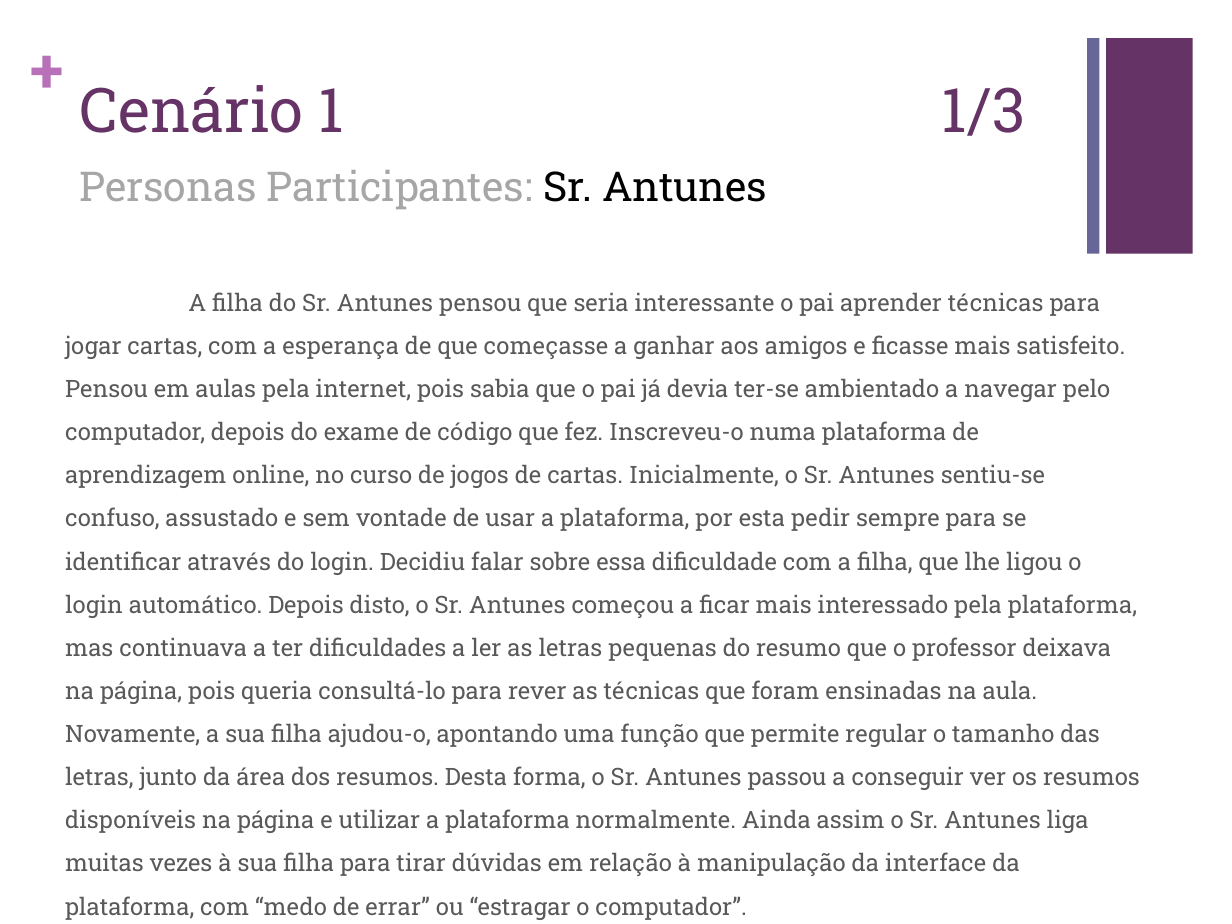
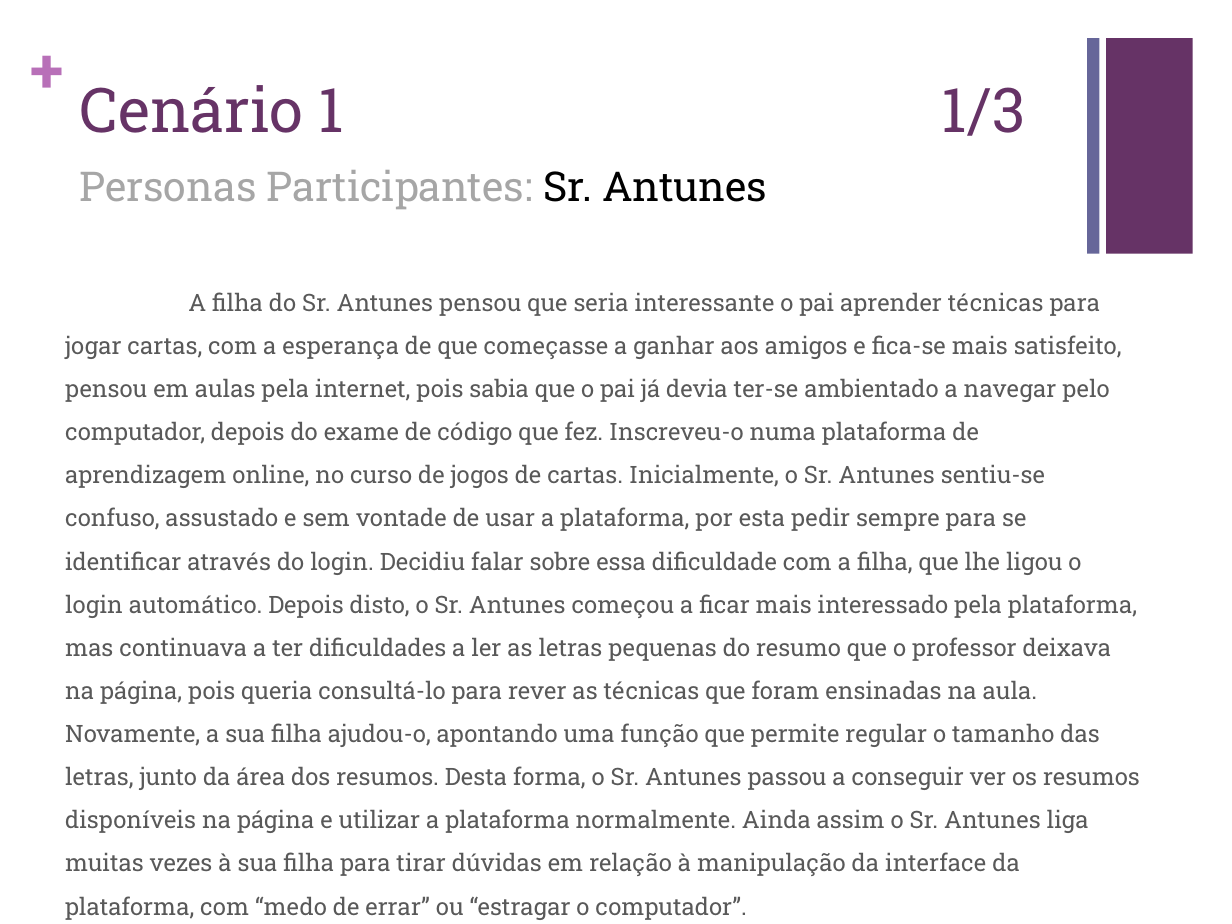
Before and after one commit to carboned4/C_C_U-2015-10, a slide deck: slide 8 of Aula 05/G10 - Apresentacao - Lab05.pptx. Drawn at 1232x924 pixels with LibreOffice and Linux fonts; fonts in the diff are those of the drawing. Boxes give left, top, right and bottom in pixels: in the first picture for what was removed or moved away, otherwise in the second. Text is boxed around its words. In the diff, an @@ line names an element or a change of style, - is before the commit and + after.

```diff
--- a/Aula 05/G10 - Apresentacao - Lab05.pptx
+++ b/Aula 05/G10 - Apresentacao - Lab05.pptx
@@ text at (x1=65, y1=292, x2=1140, y2=876): text changed @@
-A filha do Sr. Antunes pensou que seria interessante o pai aprender técnicas para jogar cartas, com a esperança de que começasse a ganhar aos amigos e ficasse mais satisfeito. Pensou em aulas pela internet, pois sabia que o pai já devia ter-se ambientado a navegar pelo computador, depois do exame de código que fez. Inscreveu-o numa plataforma de aprendizagem online, no curso de jogos de cartas. Inicialmente, o Sr. Antunes sentiu-se confuso, assustado e sem vontade de usar a plataforma, por esta pedir sempre para se identificar através do login. Decidiu falar sobre essa dificuldade com a filha, que lhe ligou o login automático. Depois disto, o Sr. Antunes começou a ficar mais interessado pela plataforma, mas continuava a ter dificuldades a ler as letras pequenas do resumo que o professor deixava na página, pois queria consultá-lo para rever as técnicas que foram ensinadas na aula. Novamente, a sua filha ajudou-o, apontando uma função que permite regular o tamanho das letras, junto da área dos resumos. Desta forma, o Sr. Antunes passou a conseguir ver os resumos disponíveis na página e utilizar a plataforma normalmente. Ainda assim o Sr. Antunes liga muitas vezes à sua filha para tirar dúvidas em relação à manipulação da interface da plataforma, com “medo de errar” ou “estragar o computador”.
+A filha do Sr. Antunes pensou que seria interessante o pai aprender técnicas para jogar cartas, com a esperança de que começasse a ganhar aos amigos e fica-se mais satisfeito, pensou em aulas pela internet, pois sabia que o pai já devia ter-se ambientado a navegar pelo computador, depois do exame de código que fez. Inscreveu-o numa plataforma de aprendizagem online, no curso de jogos de cartas. Inicialmente, o Sr. Antunes sentiu-se confuso, assustado e sem vontade de usar a plataforma, por esta pedir sempre para se identificar através do login. Decidiu falar sobre essa dificuldade com a filha, que lhe ligou o login automático. Depois disto, o Sr. Antunes começou a ficar mais interessado pela plataforma, mas continuava a ter dificuldades a ler as letras pequenas do resumo que o professor deixava na página, pois queria consultá-lo para rever as técnicas que foram ensinadas na aula. Novamente, a sua filha ajudou-o, apontando uma função que permite regular o tamanho das letras, junto da área dos resumos. Desta forma, o Sr. Antunes passou a conseguir ver os resumos disponíveis na página e utilizar a plataforma normalmente. Ainda assim o Sr. Antunes liga muitas vezes à sua filha para tirar dúvidas em relação à manipulação da interface da plataforma, com “medo de errar” ou “estragar o computador”.
```
Also in this commit, not shown: 4 other slides changed, 1 slide added, 2 other files.
